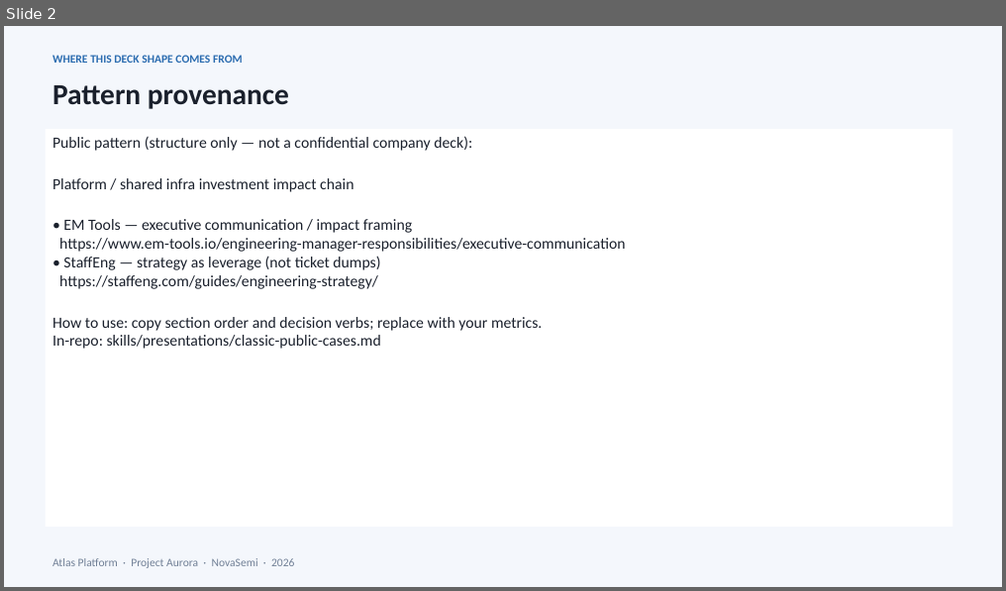
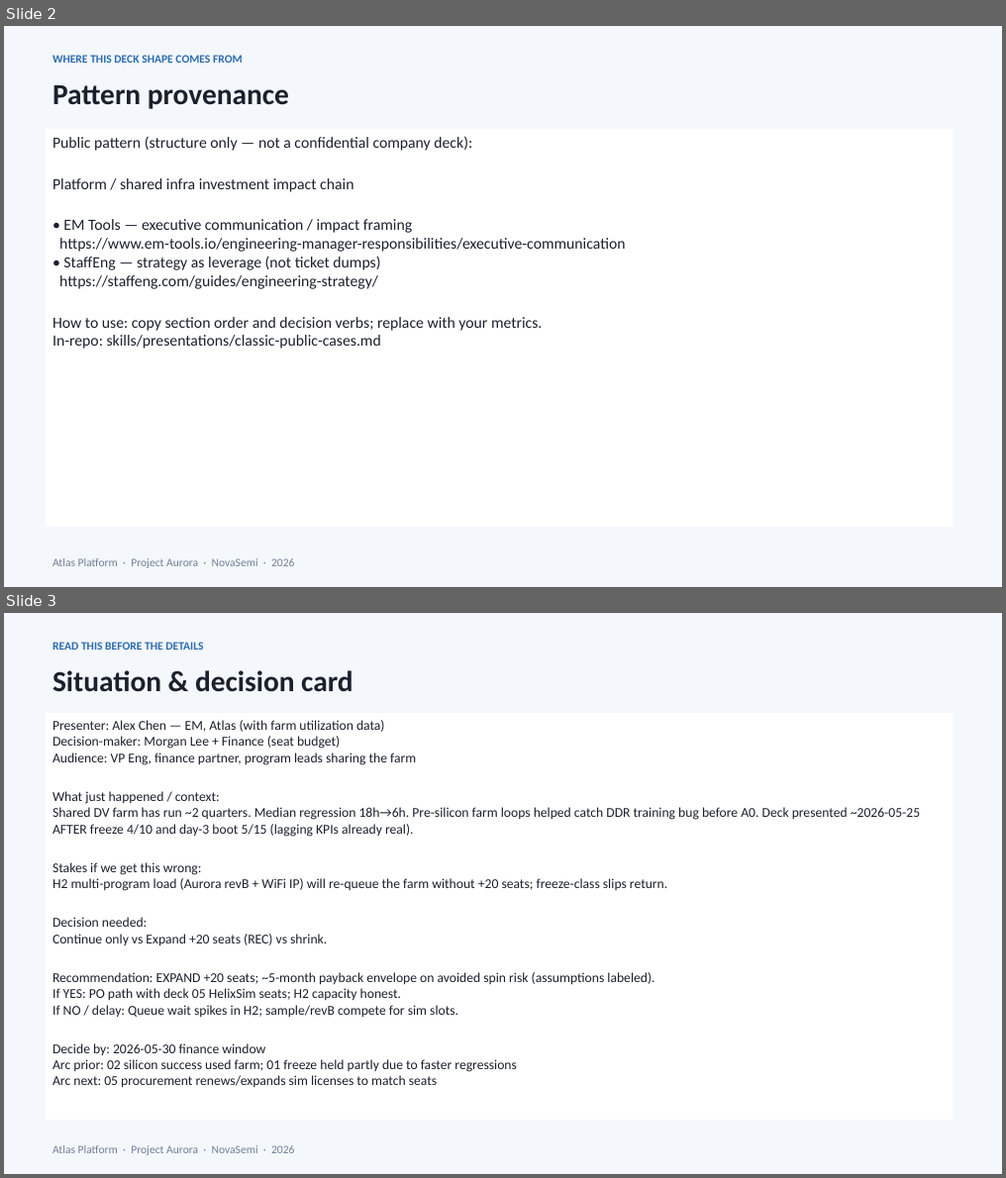
Before and after one commit to peter0749/MindsetMD, a slide deck: skills/presentations/assets/pptx/examples/04-benefit-value.pptx. Shown one above the other, each under a label of ours: slide 2 before the commit, slides 2 and 3 after it. The pictures are 1006x591 and 1006x1178 pixels, drawn with LibreOffice and Linux fonts; fonts in the diff are those of the drawing. Boxes give left, top, right and bottom in pixels: in the first picture for what was removed or moved away, otherwise in the second. Text is boxed around its words. In the diff, an @@ line names an element or a change of style, - is before the commit and + after.

Commit message:
Enrich example decks with situation/decision cards and storyline guide
Add EXAMPLE_SITUATIONS for all nine scenarios so cold readers and agents
see presenter, decision-maker, stakes, yes/no, and arc links on a dedicated
slide. Ship storyline-guide.md and extend real-path tests for markers.

```diff
--- a/skills/presentations/assets/pptx/examples/04-benefit-value.pptx
+++ b/skills/presentations/assets/pptx/examples/04-benefit-value.pptx
@@ slide 3 added at (4, 613, 1002, 1174), background #F4F7FC @@
@@ text added at (53, 642, 203, 650), 11 pt, text #2B6CB0, bold @@
+READ THIS BEFORE THE DETAILS
@@ text added at (53, 670, 352, 692), 28 pt, text #1A202C, bold @@
+Situation & decision card
@@ rectangle added at (46, 713, 953, 1120), fill #FFFFFF, 13 pt, text #1A202C @@
+Presenter: Alex Chen — EM, Atlas (with farm utilization data)
+Decision-maker: Morgan Lee + Finance (seat budget)
+Audience: VP Eng, finance partner, program leads sharing the farm
+What just happened / context:
+Shared DV farm has run ~2 quarters. Median regression 18h→6h. Pre-silicon farm loops helped catch DDR training bug before A0. Deck presented ~2026-05-25 AFTER freeze 4/10 and day-3 boot 5/15 (lagging KPIs already real).
+Stakes if we get this wrong:
+H2 multi-program load (Aurora revB + WiFi IP) will re-queue the farm without +20 seats; freeze-class slips return.
+Decision needed:
+Continue only vs Expand +20 seats (REC) vs shrink.
+Recommendation: EXPAND +20 seats; ~5-month payback envelope on avoided spin risk (assumptions labeled).
+If YES: PO path with deck 05 HelixSim seats; H2 capacity honest.
+If NO / delay: Queue wait spikes in H2; sample/revB compete for sim slots.
+Decide by: 2026-05-30 finance window
+Arc prior: 02 silicon success used farm; 01 freeze held partly due to faster regressions
+Arc next: 05 procurement renews/expands sim licenses to match seats
@@ text added at (53, 1146, 294, 1156), 11 pt, text #718096 @@
+Atlas Platform · Project Aurora · NovaSemi · 2026
```
Also in this commit, not shown: 13 other files.
